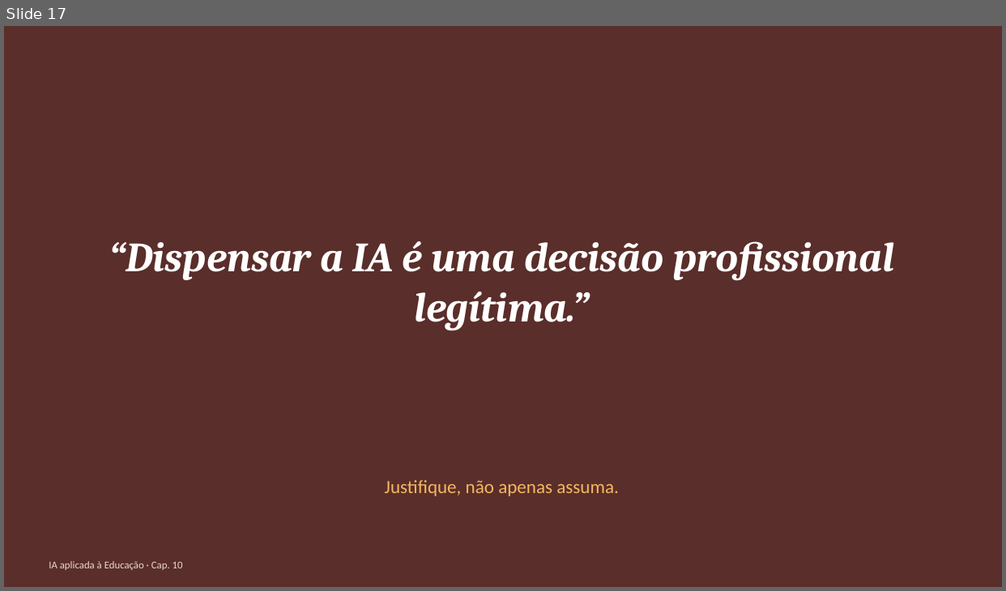
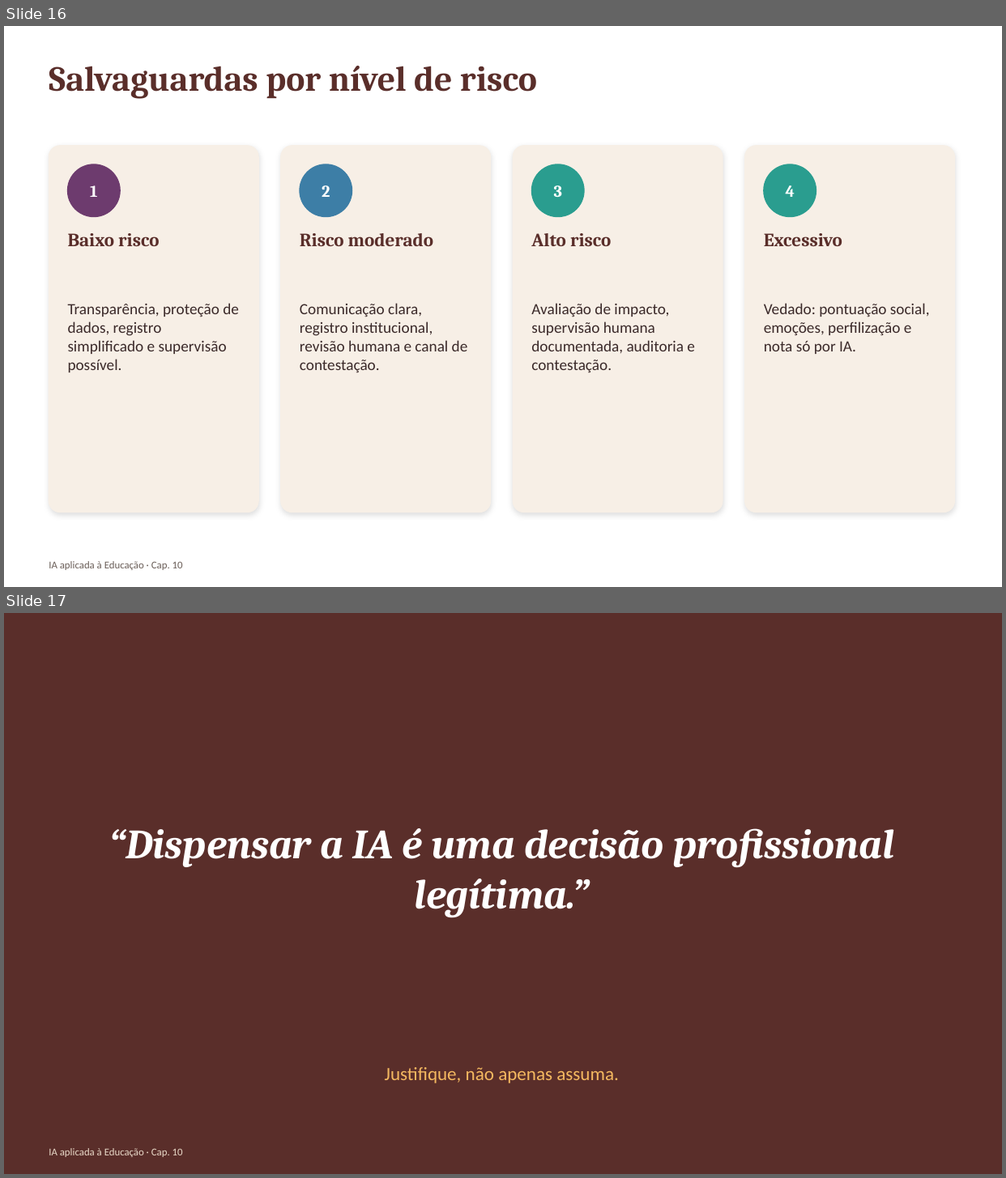
Before and after one commit to arakenmedeiros/claude, a slide deck: livro_ia_educacao/saida/pptx/Cap10_slides.pptx. Shown one above the other, each under a label of ours: slide 17 before the commit, slides 16 and 17 after it. The pictures are 1006x591 and 1006x1178 pixels, drawn with LibreOffice and Linux fonts; fonts in the diff are those of the drawing. Boxes give left, top, right and bottom in pixels: in the first picture for what was removed or moved away, otherwise in the second. Text is boxed around its words. In the diff, an @@ line names an element or a change of style, - is before the commit and + after.

```diff
--- a/livro_ia_educacao/saida/pptx/Cap10_slides.pptx
+++ b/livro_ia_educacao/saida/pptx/Cap10_slides.pptx
@@ slide 16 added at (4, 26, 1002, 587), background #FFFFFF @@
@@ text added at (49, 66, 537, 99), 34 pt, text #5A2E2A, bold @@
+Salvaguardas por nível de risco
@@ rounded rectangle added at (49, 146, 258, 513), fill #F7EFE6, outline #F7EFE6 1 pt @@
@@ rounded rectangle added at (281, 146, 491, 513), fill #F7EFE6, outline #F7EFE6 1 pt @@
@@ rounded rectangle added at (513, 146, 722, 513), fill #F7EFE6, outline #F7EFE6 1 pt @@
@@ rounded rectangle added at (745, 146, 955, 513), fill #F7EFE6, outline #F7EFE6 1 pt @@
@@ ellipse added at (68, 165, 120, 217), fill #6D3B6E, outline #6D3B6E 1 pt @@
@@ ellipse added at (300, 165, 352, 217), fill #3D7EA6, outline #3D7EA6 1 pt @@
@@ ellipse added at (532, 165, 584, 217), fill #2A9D8F, outline #2A9D8F 1 pt @@
@@ ellipse added at (764, 165, 816, 217), fill #2A9D8F, outline #2A9D8F 1 pt @@
@@ text added at (90, 186, 97, 197), 16 pt, text #FFFFFF, bold @@
+1
@@ text added at (322, 186, 330, 197), 16 pt, text #FFFFFF, bold @@
+2
@@ text added at (554, 186, 562, 197), 16 pt, text #FFFFFF, bold @@
+3
@@ text added at (786, 186, 795, 197), 16 pt, text #FFFFFF, bold @@
+4
@@ text added at (68, 233, 159, 246), 18 pt, text #5A2E2A, bold @@
+Baixo risco
@@ text added at (300, 233, 433, 246), 18 pt, text #5A2E2A, bold @@
+Risco moderado
@@ text added at (531, 233, 611, 246), 18 pt, text #5A2E2A, bold @@
+Alto risco
@@ text added at (764, 233, 842, 246), 18 pt, text #5A2E2A, bold @@
+Excessivo
@@ text added at (68, 303, 239, 373), 15 pt, text #3B2A2A @@
+Transparência, proteção de dados, registro simplificado e supervisão possível.
@@ text added at (300, 303, 468, 373), 15 pt, text #3B2A2A @@
+Comunicação clara, registro institucional, revisão humana e canal de contestação.
@@ text added at (531, 303, 695, 373), 15 pt, text #3B2A2A @@
+Avaliação de impacto, supervisão humana documentada, auditoria e contestação.
@@ text added at (764, 303, 930, 354), 15 pt, text #3B2A2A @@
+Vedado: pontuação social, emoções, perfilização e nota só por IA.
@@ text added at (49, 561, 183, 570), 10 pt, text #6B5F59 @@
+IA aplicada à Educação · Cap. 10
```
Also in this commit, not shown: 5 slides changed, 1 other slide added, 1 slide removed, 12 other files.
